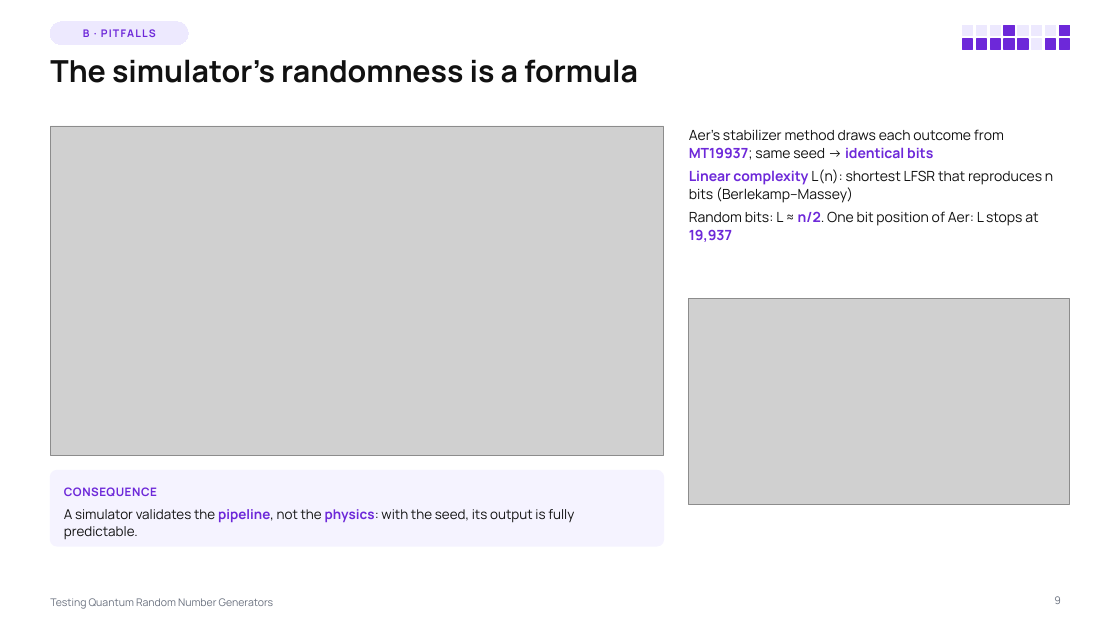
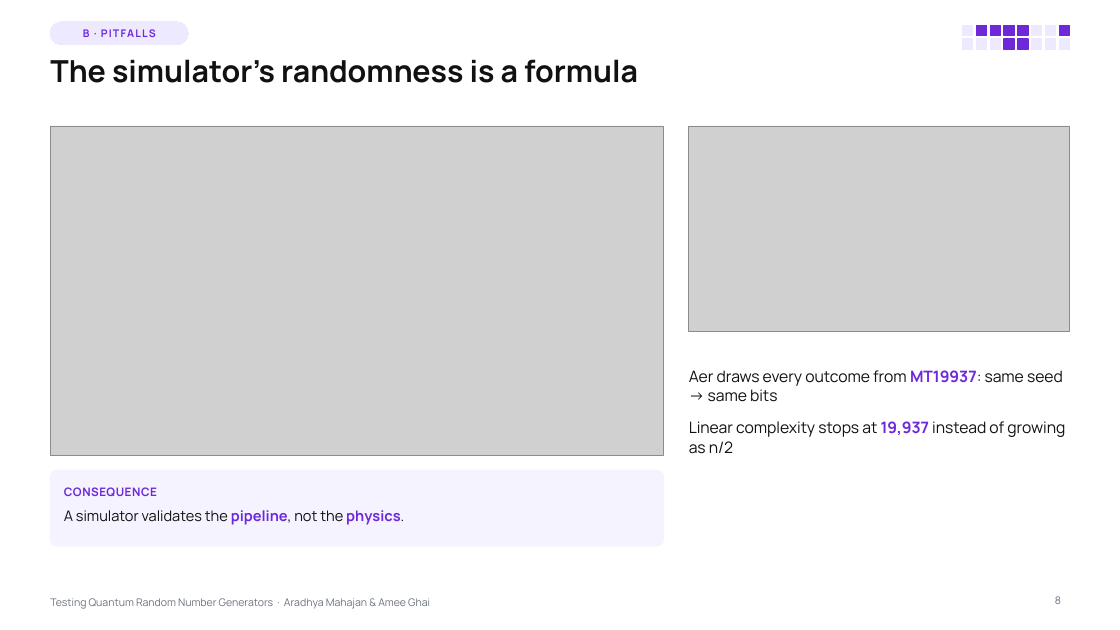
Before and after one commit to Aradhya2708/Quantum-RNG-Proj, a slide deck: slide 8 of presentation/QRNG_Testing_Lecture.pptx (slide 9 before the commit). Drawn at 1120x630 pixels with LibreOffice and Linux fonts; fonts in the diff are those of the drawing; grey boxes stand for pictures. Boxes give left, top, right and bottom in pixels: in the first picture for what was removed or moved away, otherwise in the second. Text is boxed around its words. In the diff, an @@ line names an element or a change of style, - is before the commit and + after.

```diff
--- a/presentation/QRNG_Testing_Lecture.pptx
+++ b/presentation/QRNG_Testing_Lecture.pptx
@@ fill #EDE9FE to #6D28D9; outline #EDE9FE 1 pt to #6D28D9 1 pt in 3 elements at bbox=[976, 25, 986, 35], bbox=[991, 25, 1001, 35], bbox=[1018, 25, 1028, 35] @@
@@ fill #6D28D9 to #EDE9FE; outline #6D28D9 1 pt to #EDE9FE 1 pt in 5 elements at bbox=[963, 39, 973, 50], bbox=[976, 39, 986, 50], bbox=[991, 39, 1001, 50], bbox=[1046, 39, 1056, 50], bbox=[1060, 39, 1070, 50] @@
@@ picture: place and size @@
-picture at bbox=[689, 298, 1070, 504]
+picture at bbox=[689, 126, 1070, 332]
@@ text removed at bbox=[689, 129, 1053, 242] @@
-• Aer's stabilizer method draws each outcome from MT19937; same seed → identical bits
-• Linear complexity L(n): shortest LFSR that reproduces n bits (Berlekamp–Massey)
-• Random bits: L ≈ n/2. One bit position of Aer: L stops at 19,937
@@ text added at bbox=[689, 370, 1065, 454], 13.5 pt, text #111111 @@
+• Aer draws every outcome from MT19937: same seed → same bits
+• Linear complexity stops at 19,937 instead of growing as n/2
@@ text at bbox=[64, 510, 404, 525]: text changed; size 11.5 to 12.5 pt @@
-A simulator validates the pipeline, not the physics: with the seed, its output is fully predictable.
+A simulator validates the pipeline, not the physics.
@@ text at bbox=[50, 598, 430, 609]: text changed @@
-Testing Quantum Random Number Generators
+Testing Quantum Random Number Generators · Aradhya Mahajan & Amee Ghai
```
Also in this commit, not shown: 25 other slides changed, 3 slides added, 4 slides removed, 7 other files.
